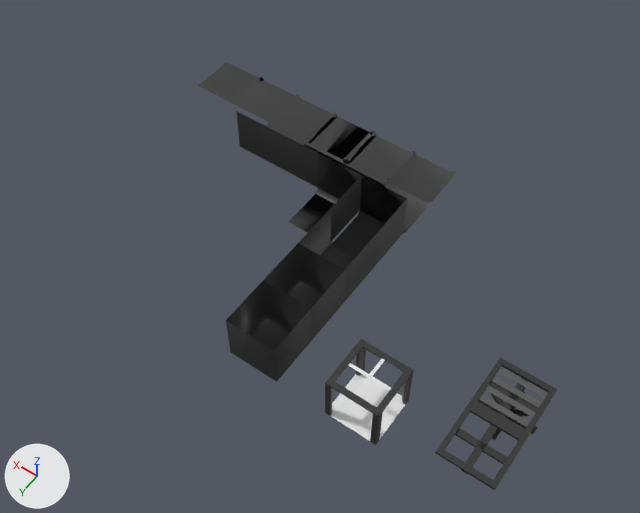
The FBX model Assets/Art/Models/Structures/Floors/Plenums.fbx as it was, and as the next commit left it.
The view is the same before and after, from a 50 mm camera at (-4.5, 9.24, 12.11) aimed at (1.41, 0.96, -0.89). The axes (+X, +Y, +Z) are drawn at lower left. The lights are the same throughout. Where no turn or scale is listed for an object, it has been applied to the vertices. Vertices at the same position are counted once.

Names of what the first picture shows: 'Catwalk', 'Lattice', 'Plenum', 'PlenumCoverI', 'PlenumCoverL1', 'PlenumCoverL2', 'PlenumCoverO', 'PlenumCoverT1', 'PlenumCoverT2', 'PlenumCoverT3', 'PlenumCoverT4', 'PlenumCoverU', 'PlenumCoverX1', 'PlenumCoverX2', 'PlenumCoverX3', 'PlenumCoverX4', 'PlenumCoverX5', 'PlenumCoverX6'.
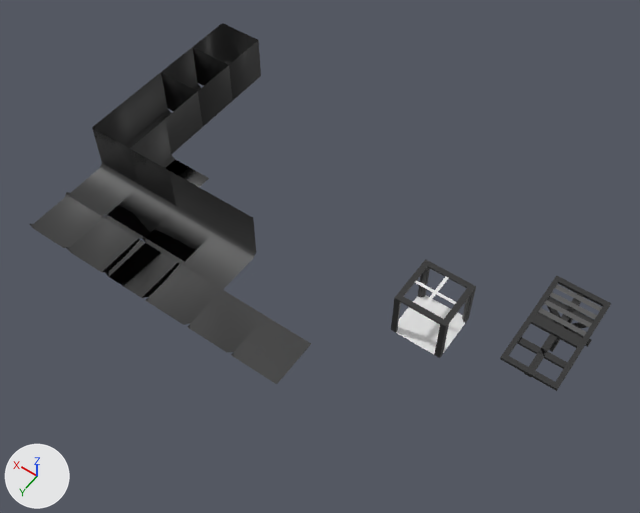
Location of each change, (x1, y1, x2, y2) in pixels of the pictures (640 x 513 px):
'Plenum', moved: before (325, 339, 414, 445); after (391, 259, 476, 358)
'PlenumCoverO', moved: before (226, 281, 311, 382); after (193, 23, 261, 100)
'PlenumCoverU', mesh turned, moved: before (263, 243, 345, 341); after (161, 47, 233, 126)
'Catwalk', moved: before (469, 357, 557, 440); after (530, 276, 611, 352)
'PlenumCoverT4', mesh turned, moved: before (236, 111, 307, 166); after (183, 194, 256, 290)
'PlenumCoverL2', mesh turned, moved: before (289, 153, 362, 242); after (130, 119, 209, 205)
'PlenumCoverI', moved: before (299, 209, 377, 302); after (128, 73, 203, 154)
'PlenumCoverT3', mesh turned, moved: before (276, 131, 346, 188); after (142, 171, 215, 264)
'PlenumCoverL1', mesh turned, moved: before (331, 175, 407, 266); after (93, 99, 139, 183)
'Lattice', moved: before (435, 403, 527, 490); after (500, 315, 585, 391)
'PlenumCoverX6', moved: before (198, 62, 260, 104); after (231, 316, 311, 384)
'PlenumCoverX5', moved: before (233, 77, 296, 122); after (188, 290, 266, 353)
'PlenumCoverX4', moved: before (270, 94, 333, 140); after (146, 262, 222, 325)
'PlenumCoverX3', mesh turned, moved: before (307, 112, 373, 160); after (105, 241, 180, 298)
'PlenumCoverX2', moved: before (348, 131, 414, 180); after (66, 215, 142, 272)
'PlenumCoverX1', moved: before (388, 151, 456, 202); after (30, 192, 103, 248)
'PlenumCoverT1', mesh turned, moved: before (360, 176, 430, 233); after (67, 127, 138, 215)
'PlenumCoverT2', mesh turned, moved: before (318, 154, 386, 199); after (105, 149, 176, 239)

Edits to the bpy script that builds the scene:
```text
Change me_plenumcovert4:
    where me_plenumcovert4.from_pydata(...)  # 8 vertices, 3 faces; spans x -0.5..0.5, y -0.5..0.5, z -1.095..-0.015
    me_plenumcovert4 part 3: the whole mesh is turned -180 degrees about the z axis through its middle
Change me_plenumcoverl1:
    where me_plenumcoverl1.from_pydata(...)  # 12 vertices, 6 faces; spans x -0.5..0.5, y -0.5..0.5, z -1.095..-0.015
    me_plenumcoverl1 part 8: the whole mesh is turned -180 degrees about the z axis through its middle
Change me_plenumcoverx3:
    where me_plenumcoverx3.from_pydata(...)  # 10 vertices, 5 faces; spans x -0.5..0.5, y -0.5..0.5, z -1.095..-1.005
    me_plenumcoverx3 part 7: the whole mesh is turned -180 degrees about the z axis through its middle
Change me_plenumcovert3:
    where me_plenumcovert3.from_pydata(...)  # 11 vertices, 5 faces; spans x -0.5..0.5, y -0.5..0.5, z -1.095..-0.015
    me_plenumcovert3 part 5: the whole mesh is turned -180 degrees about the z axis through its middle
Change me_plenumcovert1:
    where me_plenumcovert1.from_pydata(...)  # 12 vertices, 6 faces; spans x -0.5..0.5, y -0.5..0.5, z -1.095..-0.015
    me_plenumcovert1 part 4: the whole mesh is turned -180 degrees about the z axis through its middle
Change me_plenumcoveru:
    where me_plenumcoveru.from_pydata(...)  # 12 vertices, 7 faces; spans x -0.5..0.5, y -0.5..0.5, z -1.095..-0.015
    me_plenumcoveru part 1: the whole mesh is turned -180 degrees about the z axis through its middle
Change me_plenumcovert2:
    where me_plenumcovert2.from_pydata(...)  # 11 vertices, 5 faces; spans x -0.5..0.5, y -0.5..0.5, z -1.095..-0.015
    me_plenumcovert2 part 6: the whole mesh is turned -180 degrees about the z axis through its middle
Change me_plenumcoverl2:
    where me_plenumcoverl2.from_pydata(...)  # 10 vertices, 5 faces; spans x -0.5..0.5, y -0.5..0.5, z -1.095..-0.015
    me_plenumcoverl2 part 2: the whole mesh is turned -180 degrees about the z axis through its middle
Change ob_plenumcovert4:
    ob_plenumcovert4.location: (4.0, -1.0, 0.0) -> (3.0, 2.0, 0.0)
Change ob_plenumcoverl1:
    ob_plenumcoverl1.location: (1.0, 0.0, 0.0) -> (6.0, 1.0, 0.0)
Change ob_plenumcoverx3:
    ob_plenumcoverx3.location: (3.0, -2.0, 0.0) -> (4.0, 3.0, 0.0)
Change ob_lattice:
    ob_lattice.location: (-3.0, 3.0, 0.0) -> (-3.0, 1.0, 0.0)
Change ob_plenumcoverx1:
    ob_plenumcoverx1.location: (1.0, -2.0, 0.0) -> (6.0, 3.0, 0.0)
Change ob_plenumcovero:
    ob_plenumcovero.location: (1.0, 3.0, 0.0) -> (6.0, -2.0, 0.0)
Change ob_plenumcoverx6:
    ob_plenumcoverx6.location: (6.0, -2.0, 0.0) -> (1.0, 3.0, 0.0)
Change ob_plenumcoverx4:
    ob_plenumcoverx4.location: (4.0, -2.0, 0.0) -> (3.0, 3.0, 0.0)
Change ob_plenumcovert3:
    ob_plenumcovert3.location: (3.0, -1.0, 0.0) -> (4.0, 2.0, 0.0)
Change ob_plenumcovert1:
    ob_plenumcovert1.location: (1.0, -1.0, 0.0) -> (6.0, 2.0, 0.0)
Change ob_plenumcoverx2:
    ob_plenumcoverx2.location: (2.0, -2.0, 0.0) -> (5.0, 3.0, 0.0)
Change ob_plenumcoverx5:
    ob_plenumcoverx5.location: (5.0, -2.0, 0.0) -> (2.0, 3.0, 0.0)
Change ob_plenumcoveri:
    ob_plenumcoveri.location: (1.0, 1.0, 0.0) -> (6.0, 0.0, 0.0)
Change ob_catwalk:
    ob_catwalk.location: (-3.0, 2.0, 0.0) -> (-3.0, 0.0, 0.0)
Change ob_plenum:
    ob_plenum.location: (-1.0, 3.0, 0.0) -> (-1.0, 1.0, 0.0)
Change ob_plenumcoveru:
    ob_plenumcoveru.location: (1.0, 2.0, 0.0) -> (6.0, -1.0, 0.0)
Change ob_plenumcovert2:
    ob_plenumcovert2.location: (2.0, -1.0, 0.0) -> (5.0, 2.0, 0.0)
Change ob_plenumcoverl2:
    ob_plenumcoverl2.location: (2.0, 0.0, 0.0) -> (5.0, 1.0, 0.0)
```
